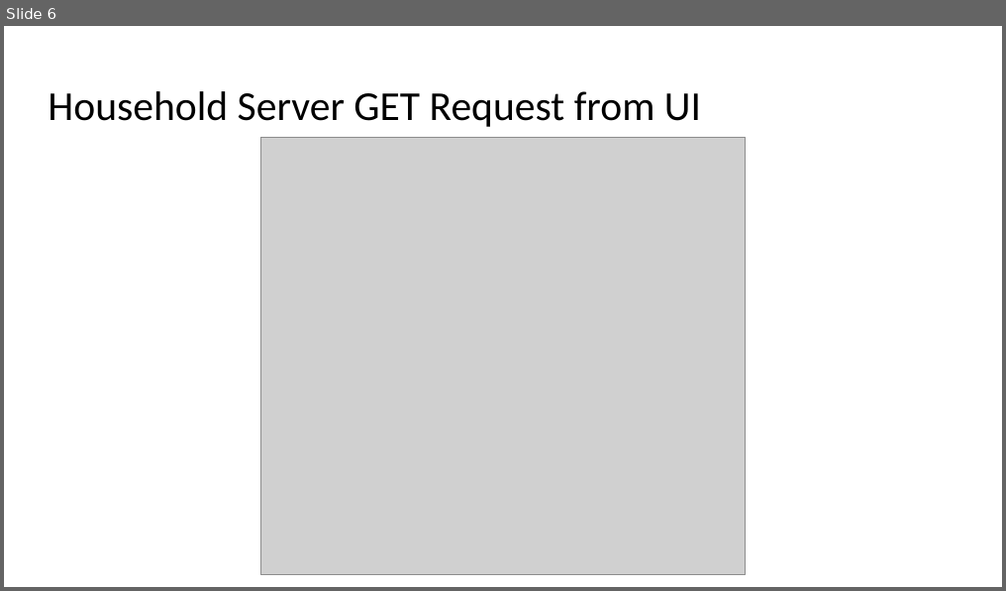
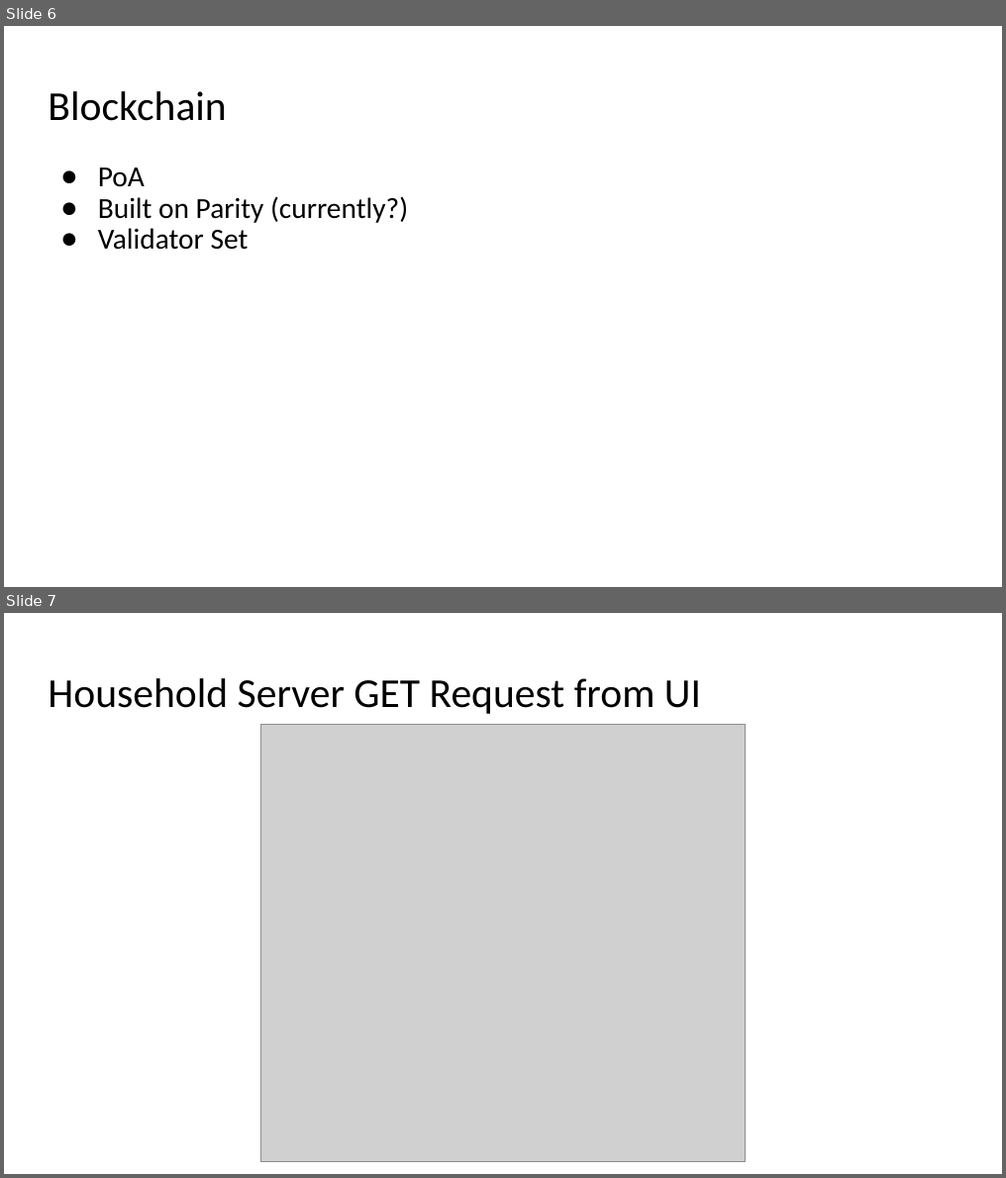
Before and after one commit to JacobEberhardt/decentralized-energy-trading, a slide deck: documentation/Milestone Presentation.pptx. Shown one above the other, each under a label of ours: slide 6 before the commit, slides 6 and 7 after it. The pictures are 1006x591 and 1006x1178 pixels, drawn with LibreOffice and Linux fonts; fonts in the diff are those of the drawing; grey boxes stand for pictures. Boxes give left, top, right and bottom in pixels: in the first picture for what was removed or moved away, otherwise in the second. Text is boxed around its words. In the diff, an @@ line names an element or a change of style, - is before the commit and + after.

```diff
--- a/documentation/Milestone Presentation.pptx
+++ b/documentation/Milestone Presentation.pptx
@@ slide 6 added at [4,26,1002,587], background #FFFFFF @@
@@ title added at [48,91,226,121], 29.7 pt, text #000000 @@
+Blockchain
@@ text added at [98,168,408,250], 21 pt, text #000000 @@
+● PoA
+● Built on Parity (currently?)
+● Validator Set
@@ what was slide 6 is now slide 7 @@
```
Also in this commit, not shown: 2 slides changed, 5 other slides added, 3 slides removed.
